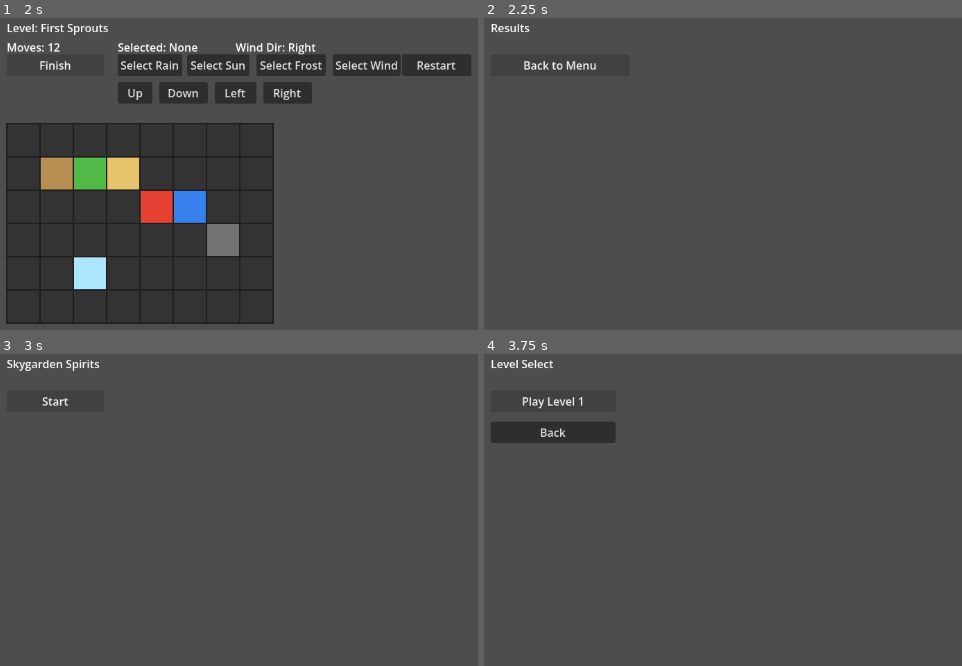
Above: before the commit, frames 1-4 (two rows, left to right).
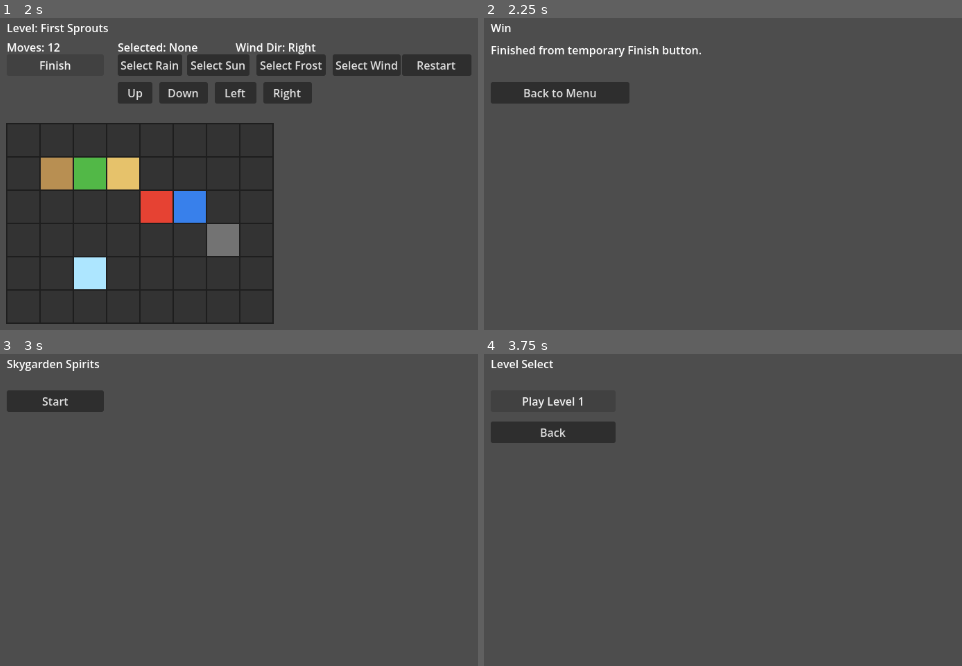
Above: after the commit, the same moments.

Repository: maab88/skygarden-spirits
Game: Godot game, scene res://scenes/menu/main_menu.tscn
Two runs of this game, one before a commit and one after it. Both use one fixed random seed, a clock stepped at 60 frames per second and the inputs below. The project has no main scene, so this scene is started directly.
Inputs:
- Up to frame 1 (2 s): click "Start" at 0.5 s; click "Play Level 1" at 1.25 s
- Up to frame 2 (2.25 s): click "Finish" at 2 s
- Up to frame 3 (3 s): click "Back to Menu" at 2.75 s
- Up to frame 4 (3.75 s): click "Start" at 3.5 s

Frame 1 is identical in both runs. In frame 2, 2.8% of the frame differs, in the area x 1-46%, y 1-28%; in frame 3, less than 0.1%; in frame 4, nothing differs.

Commit message:
Implement win lose evaluation and real end of level flow

Diff:
--- a/scenes/ui/results.tscn
+++ b/scenes/ui/results.tscn
@@ -1,17 +1,17 @@
-[gd_scene format=3]
+[gd_scene format=3 uid="uid://b7usc8sxqqhkl"]
 
-[ext_resource type="Script" path="res://scripts/ui/results.gd" id="1"]
+[ext_resource type="Script" uid="uid://81gbw4eisp7" path="res://scripts/ui/results.gd" id="1"]
 
-[node name="Results" type="Control"]
-script = ExtResource("1")
+[node name="Results" type="Control" unique_id=179415275]
 layout_mode = 3
 anchors_preset = 15
 anchor_right = 1.0
 anchor_bottom = 1.0
 grow_horizontal = 2
 grow_vertical = 2
+script = ExtResource("1")
 
-[node name="TitleLabel" type="Label" parent="."]
+[node name="TitleLabel" type="Label" parent="." unique_id=1769708207]
 layout_mode = 0
 offset_left = 40.0
 offset_top = 40.0
@@ -19,10 +19,18 @@
 offset_bottom = 63.0
 text = "Results"
 
-[node name="BackToMenuButton" type="Button" parent="."]
+[node name="ReasonLabel" type="Label" parent="." unique_id=1769708208]
 layout_mode = 0
 offset_left = 40.0
-offset_top = 90.0
+offset_top = 72.0
+offset_right = 520.0
+offset_bottom = 116.0
+text = "Reason"
+
+[node name="BackToMenuButton" type="Button" parent="." unique_id=1466495105]
+layout_mode = 0
+offset_left = 40.0
+offset_top = 130.0
 offset_right = 240.0
-offset_bottom = 121.0
+offset_bottom = 161.0
 text = "Back to Menu"
--- /dev/null
+++ b/scripts/data/result_state.gd
@@ -0,0 +1,11 @@
+class_name ResultState
+extends RefCounted
+
+static var is_win: bool = false
+static var title: String = "Results"
+static var reason: String = ""
+
+static func set_result(new_is_win: bool, new_title: String, new_reason: String) -> void:
+	is_win = new_is_win
+	title = new_title
+	reason = new_reason
--- a/scripts/gameplay/gameplay.gd
+++ b/scripts/gameplay/gameplay.gd
@@ -1,4 +1,5 @@
 extends Node2D
+const ResultState = preload("res://scripts/data/result_state.gd")
 
 @onready var finish_button: Button = $FinishButton
 @onready var restart_button: Button = $RestartButton
@@ -44,6 +45,7 @@
 	_load_level_and_build_board()
 
 func _on_finish_button_pressed() -> void:
+	ResultState.set_result(true, "Win", "Finished from temporary Finish button.")
 	get_tree().change_scene_to_file("res://scenes/ui/results.tscn")
 
 func _on_restart_button_pressed() -> void:
@@ -102,6 +104,7 @@
 
 	consume_move()
 	board_renderer.refresh()
+	evaluate_end_of_level()
 
 func _load_level_and_build_board() -> void:
 	var level_path := LevelSelection.selected_level_path
@@ -209,6 +212,78 @@
 	moves_remaining = max(0, moves_remaining - 1)
 	update_hud()
 
+func evaluate_end_of_level() -> void:
+	if current_level_data == null:
+		return
+
+	var win_conditions_met := are_win_conditions_met()
+	if win_conditions_met:
+		ResultState.set_result(true, "Win", _build_win_reason())
+		get_tree().change_scene_to_file("res://scenes/ui/results.tscn")
+		return
+
+	if moves_remaining == 0 and _has_lose_condition("OutOfMoves"):
+		ResultState.set_result(false, "Lose", "Out of moves before finishing all goals.")
+		get_tree().change_scene_to_file("res://scenes/ui/results.tscn")
+
+func are_win_conditions_met() -> bool:
+	if current_level_data == null:
+		return false
+
+	for condition in current_level_data.win_conditions:
+		match condition:
+			"HarvestAllCrops":
+				if has_unharvested_crops():
+					return false
+			"RemoveAllFire":
+				if has_any_fire():
+					return false
+			_:
+				push_warning("Unknown win condition: %s" % condition)
+				return false
+
+	return true
+
+func has_unharvested_crops() -> bool:
+	for y in range(board_state.height):
+		for x in range(board_state.width):
+			var tile := board_state.get_cell(Vector2i(x, y))
+			if tile == TileState.CROP_DRY or tile == TileState.CROP_GROWING:
+				return true
+	return false
+
+func has_any_fire() -> bool:
+	for y in range(board_state.height):
+		for x in range(board_state.width):
+			if board_state.get_cell(Vector2i(x, y)) == TileState.FIRE:
+				return true
+	return false
+
+func _has_lose_condition(condition_name: String) -> bool:
+	if current_level_data == null:
+		return false
+	return current_level_data.lose_conditions.has(condition_name)
+
+func _build_win_reason() -> String:
+	if current_level_data == null or current_level_data.win_conditions.is_empty():
+		return "All goals complete."
+
+	var goals_text := ""
+	for i in range(current_level_data.win_conditions.size()):
+		if i > 0:
+			goals_text += ", "
+		goals_text += _win_condition_to_text(current_level_data.win_conditions[i])
+	return "Completed goals: %s" % goals_text
+
+func _win_condition_to_text(condition_name: String) -> String:
+	match condition_name:
+		"HarvestAllCrops":
+			return "Harvest all crops"
+		"RemoveAllFire":
+			return "Remove all fire"
+		_:
+			return condition_name
+
 func update_hud() -> void:
 	if current_level_data == null:
 		level_name_label.text = "Level: Unknown"
--- a/scripts/ui/results.gd
+++ b/scripts/ui/results.gd
@@ -1,8 +1,13 @@
 extends Control
+const ResultState = preload("res://scripts/data/result_state.gd")
 
+@onready var title_label: Label = $TitleLabel
+@onready var reason_label: Label = $ReasonLabel
 @onready var back_to_menu_button: Button = $BackToMenuButton
 
 func _ready() -> void:
+	title_label.text = ResultState.title
+	reason_label.text = ResultState.reason
 	back_to_menu_button.pressed.connect(_on_back_to_menu_button_pressed)
 
 func _on_back_to_menu_button_pressed() -> void:
